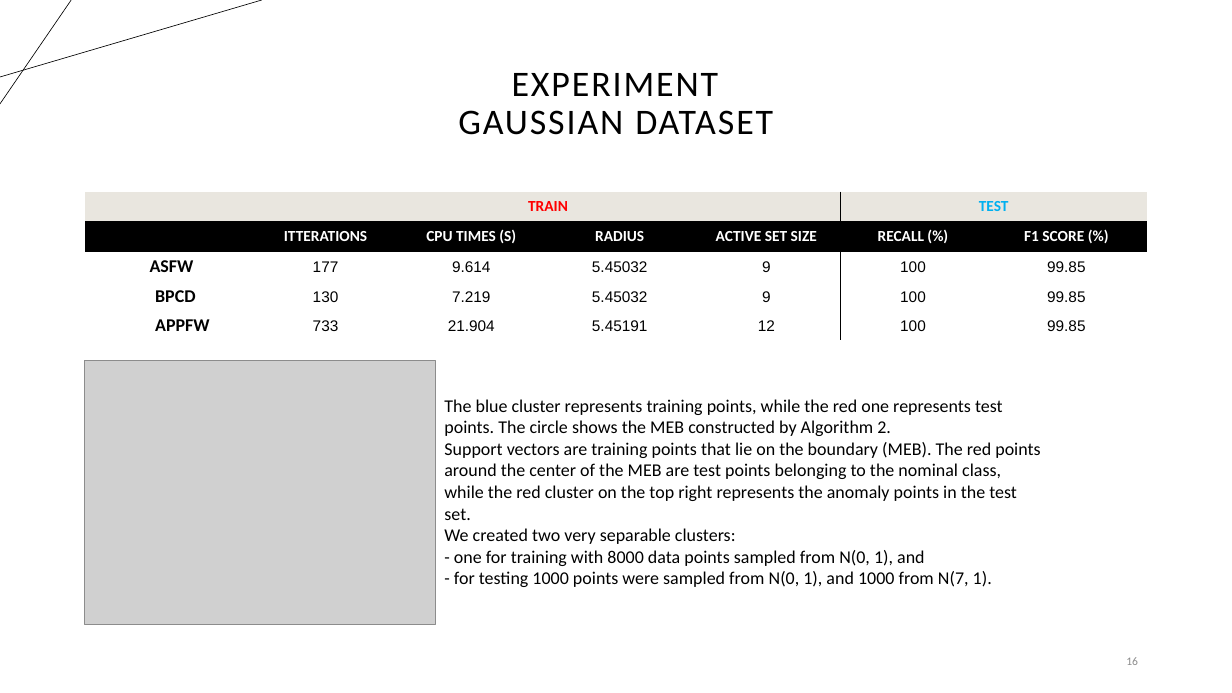
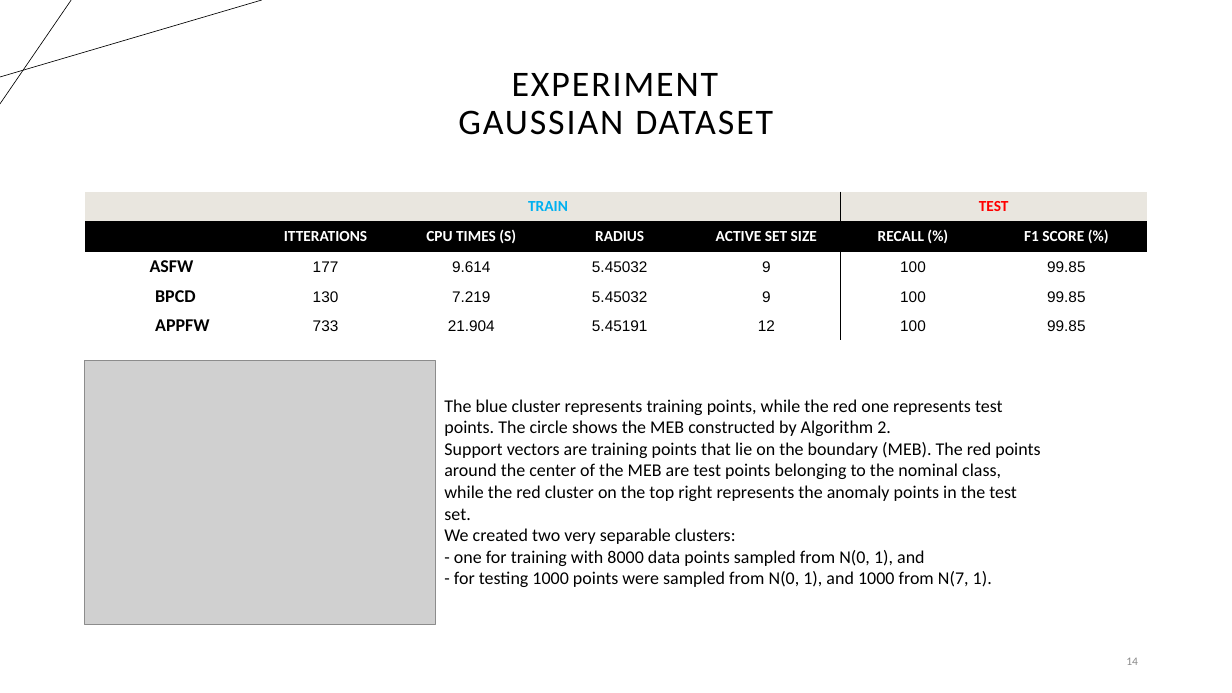
Before and after one commit to suleymanerim1/MEB_FrankWolfe_Optimization, a slide deck: slide 14 of Theory/Minimum Enclosing Ball for FW.pptx (slide 16 before the commit). Drawn at 1232x693 pixels with LibreOffice and Linux fonts; fonts in the diff are those of the drawing; grey boxes stand for pictures. Boxes give left, top, right and bottom in pixels: in the first picture for what was removed or moved away, otherwise in the second. Text is boxed around its words. In the diff, an @@ line names an element or a change of style, - is before the commit and + after.

```diff
--- a/Theory/Minimum Enclosing Ball for FW.pptx
+++ b/Theory/Minimum Enclosing Ball for FW.pptx
@@ table at (x1=85, y1=192, x2=1147, y2=340) @@
@@ text colour #FF0000 to #00B0F0 in "TRAIN" @@
@@ text colour #00B0F0 to #FF0000 in "TEST" @@
```
Also in this commit, not shown: 4 other slides changed, 2 slides removed.
